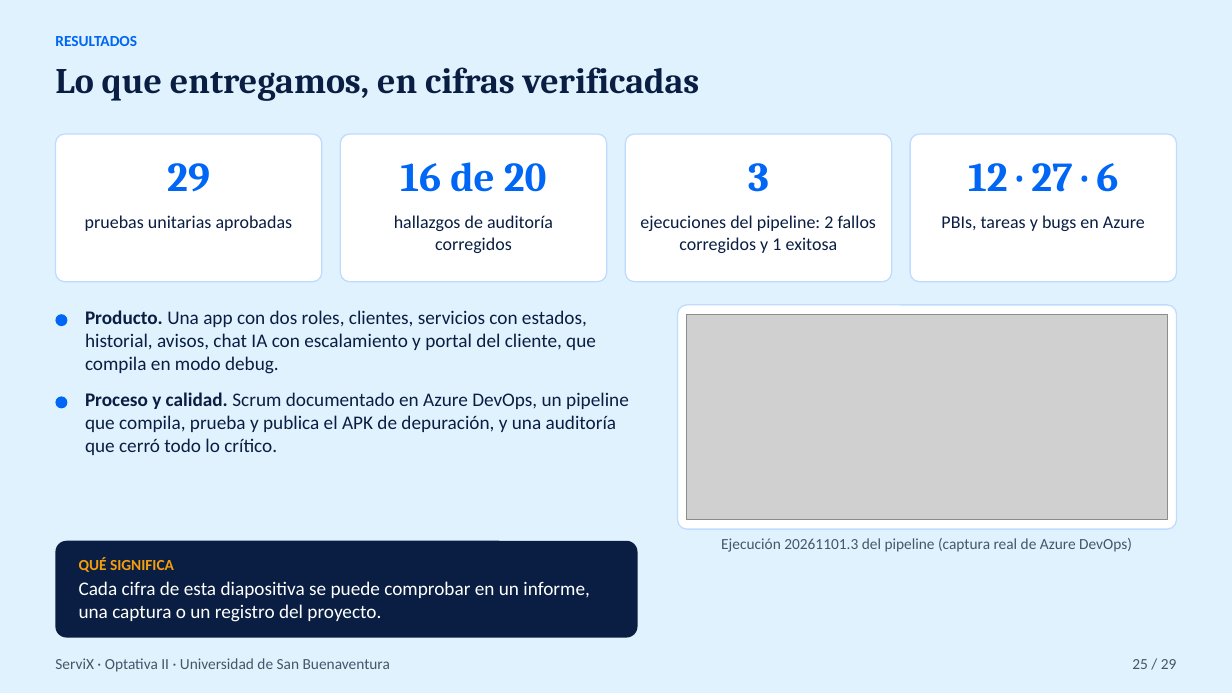
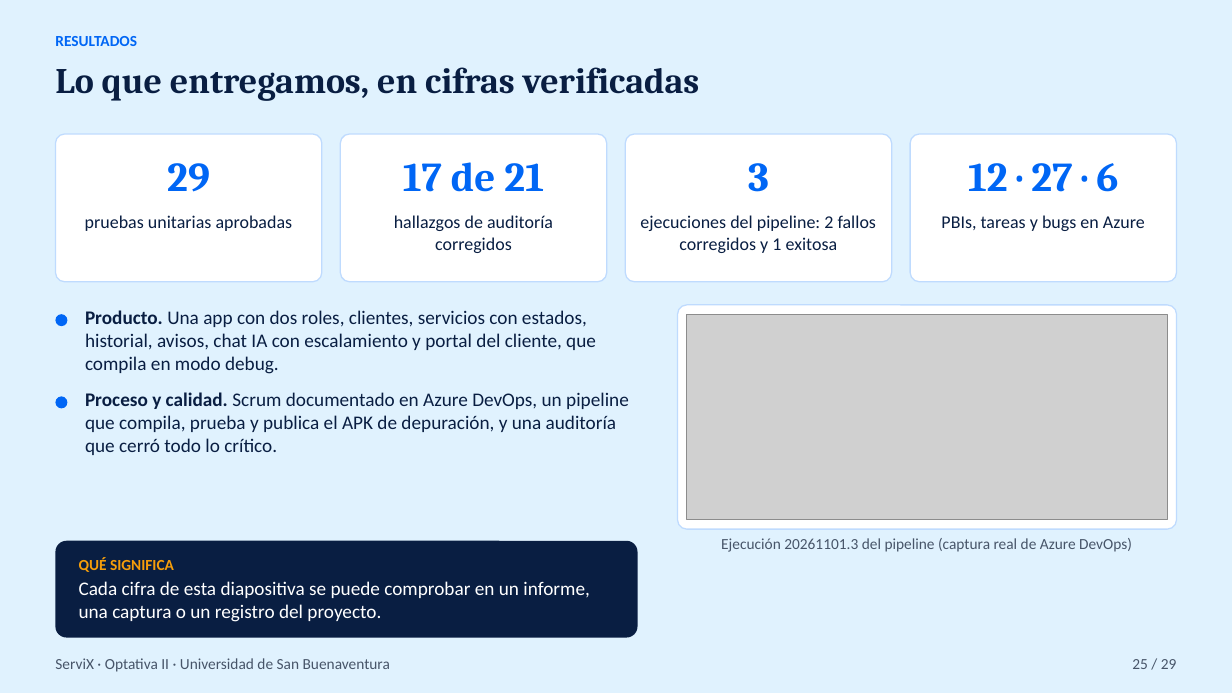
Before and after one commit to JuanXD2201/ServiX, a slide deck: slide 25 of DOCUMENTACION_SERVIX/08_Presentacion/Presentacion_ServiX.pptx. Drawn at 1232x693 pixels with LibreOffice and Linux fonts; fonts in the diff are those of the drawing; grey boxes stand for pictures. Boxes give left, top, right and bottom in pixels: in the first picture for what was removed or moved away, otherwise in the second. Text is boxed around its words. In the diff, an @@ line names an element or a change of style, - is before the commit and + after.

```diff
--- a/DOCUMENTACION_SERVIX/08_Presentacion/Presentacion_ServiX.pptx
+++ b/DOCUMENTACION_SERVIX/08_Presentacion/Presentacion_ServiX.pptx
@@ text at box(403, 162, 544, 192): text changed @@
-16 de 20
+17 de 21
```
Also in this commit, not shown: 1 other slide changed, 21 other files.
